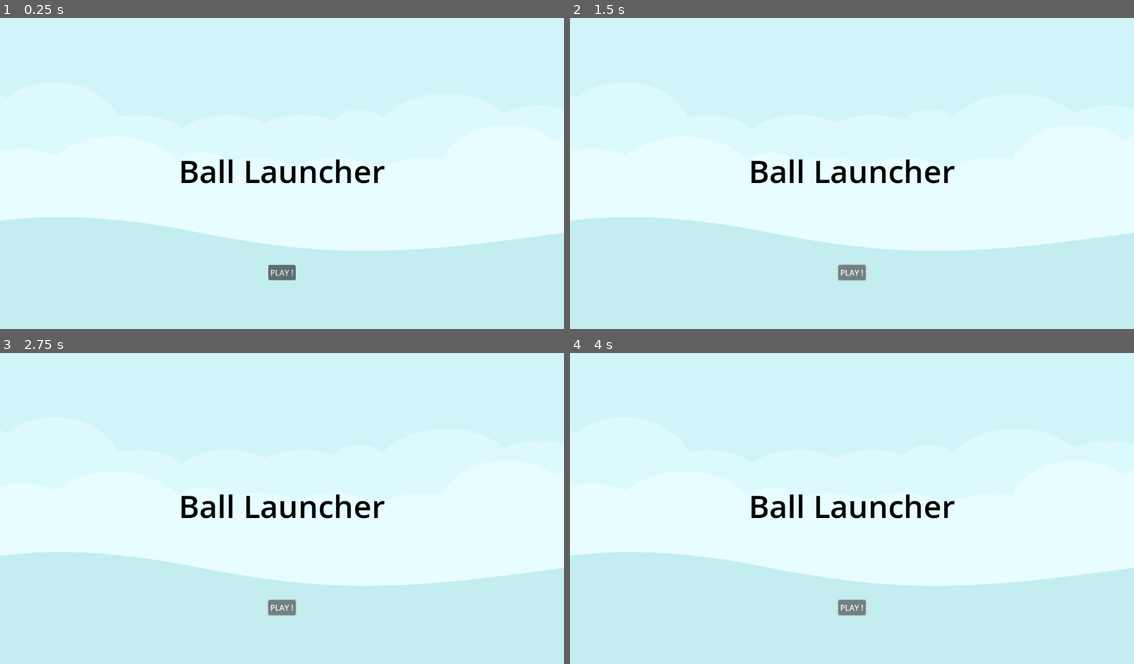
Above: before the commit, frames 1-4 (two rows, left to right).
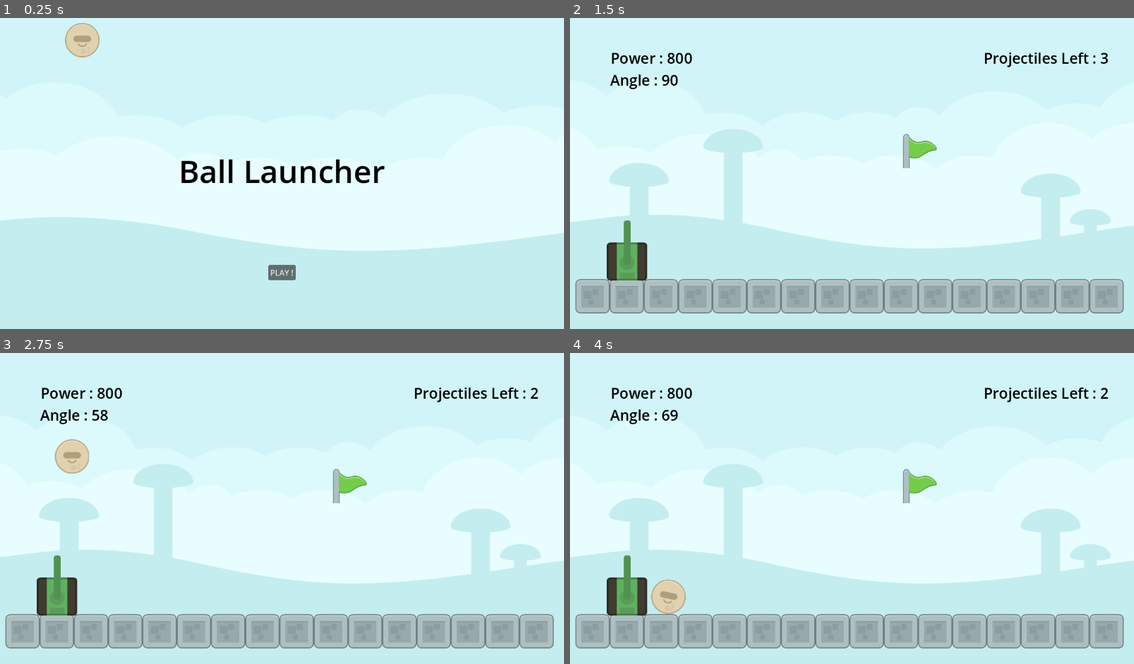
Above: after the commit, the same moments.

Repository: bsu-cs315/E1-evan.kiser
Game: Godot game, scene res://title_screen/title_screen.tscn
Same seed, same stepped clock (60 frames per second), same inputs: the game is played once before the commit and once after it.
Inputs (mouse positions are in pixels of both pictures, inside the frame that each line leads up to):
- Up to frame 1 (0.25 s): no input
- Up to frame 2 (1.5 s): click "PLAY !" at 0.5 s; click (852, 273) at 1.25 s, where only the run before the commit has a clickable "PLAY !"
- Up to frame 3 (2.75 s): tap Enter at 2 s; hold Up (angle_up) from 2.03 s (still down); tap Space (launch) at 2.1 s
- Up to frame 4 (4 s): release Up (angle_up) at 2.78 s; hold Down (angle_down) 2.78-3.53 s; tap Left (decrease_power) at 2.85 s; tap Space (launch) at 3.05, 3.8 s; hold Up (angle_up) from 3.53 s (still down); tap Right (increase_power) at 3.6 s

The runs differ from the first frame. In frame 1, 0.5% of the frame differs, in the area x 11-18%, y 1-13%; in frame 2, 18%; in frame 3, 19%, in the area x 0-100%, y 11-96%; in frame 4, 19%.

Commit message:
Reconnect signals and scripts

Diff:
--- a/project/ball/ball.tscn
+++ b/project/ball/ball.tscn
@@ -1,5 +1,6 @@
-[gd_scene load_steps=3 format=3 uid="uid://cr8kdualqn08g"]
+[gd_scene load_steps=4 format=3 uid="uid://cr8kdualqn08g"]
 
+[ext_resource type="Script" path="res://ball/ball.gd" id="1_fcxjk"]
 [ext_resource type="Texture2D" uid="uid://b4e7bg1w6gd60" path="res://ball/alienBeige_round.png" id="2_ohb8h"]
 
 [sub_resource type="CircleShape2D" id="CircleShape2D_nt0v2"]
@@ -7,6 +8,7 @@
 
 [node name="Ball" type="RigidBody2D"]
 contact_monitor = true
+script = ExtResource("1_fcxjk")
 
 [node name="CollisionShape2D" type="CollisionShape2D" parent="."]
 shape = SubResource("CircleShape2D_nt0v2")
--- a/project/cannon/cannon.tscn
+++ b/project/cannon/cannon.tscn
@@ -1,10 +1,12 @@
-[gd_scene load_steps=4 format=3 uid="uid://dkt6ehfgte3ev"]
+[gd_scene load_steps=5 format=3 uid="uid://dkt6ehfgte3ev"]
 
+[ext_resource type="Script" path="res://cannon/cannon.gd" id="1_qbi0r"]
 [ext_resource type="AudioStream" uid="uid://d31ap2lu7ghol" path="res://cannon/cannon_shot.wav" id="2_m3y2y"]
 [ext_resource type="Texture2D" uid="uid://tyojakjop15f" path="res://cannon/tankGreen_outline.png" id="3_nnjvv"]
 [ext_resource type="Texture2D" uid="uid://ddr3ybht6yb7b" path="res://cannon/barrelGreen.png" id="4_1wwcj"]
 
 [node name="Cannon" type="Node2D"]
+script = ExtResource("1_qbi0r")
 
 [node name="CannonShotSound" type="AudioStreamPlayer2D" parent="."]
 stream = ExtResource("2_m3y2y")
--- a/project/goal/goal.tscn
+++ b/project/goal/goal.tscn
@@ -1,6 +1,7 @@
-[gd_scene load_steps=3 format=3 uid="uid://bxksofx86bvrw"]
+[gd_scene load_steps=4 format=3 uid="uid://bxksofx86bvrw"]
 
 [ext_resource type="Texture2D" uid="uid://ce68jidv1yeb6" path="res://goal/flagGreen.png" id="1_8leh5"]
+[ext_resource type="Script" path="res://goal/goal.gd" id="1_yfpqr"]
 
 [sub_resource type="CapsuleShape2D" id="CapsuleShape2D_qf7dr"]
 radius = 43.0
@@ -11,6 +12,7 @@
 gravity_scale = 0.0
 contact_monitor = true
 max_contacts_reported = 1
+script = ExtResource("1_yfpqr")
 
 [node name="CollisionShape2D" type="CollisionShape2D" parent="."]
 position = Vector2(-11, 2)
--- a/project/title_screen/title_screen.tscn
+++ b/project/title_screen/title_screen.tscn
@@ -1,5 +1,6 @@
-[gd_scene load_steps=7 format=3 uid="uid://bnib3cmklyux5"]
+[gd_scene load_steps=8 format=3 uid="uid://bnib3cmklyux5"]
 
+[ext_resource type="Script" path="res://title_screen/title_screen.gd" id="1_rx0it"]
 [ext_resource type="Texture2D" uid="uid://cmb0cq81vb2ts" path="res://title_screen/blue_land.png" id="1_vwxw0"]
 [ext_resource type="Texture2D" uid="uid://b4e7bg1w6gd60" path="res://ball/alienBeige_round.png" id="3_doeuy"]
 
@@ -51,6 +52,7 @@
 anchor_bottom = 1.0
 grow_horizontal = 2
 grow_vertical = 2
+script = ExtResource("1_rx0it")
 
 [node name="Title_Background" type="TextureRect" parent="."]
 layout_mode = 0
--- a/project/world/world.gd
+++ b/project/world/world.gd
@@ -7,7 +7,7 @@
 
 	if $Goal.winDetector:
 		$WinLabel.text = "You hit the Flag!"
-		await(get_tree().create_timer(8).timeout)
+		await(get_tree().create_timer(5).timeout)
 		get_tree().change_scene_to_file("res://title_screen/title_screen.tscn")
 
 
@@ -27,8 +27,8 @@
 
 
 func _on_cannon_no_remaining_projectiles() -> void:
-	await(get_tree().create_timer(8).timeout)
+	await(get_tree().create_timer(5).timeout)
 	if not $Goal.winDetector:
 		$WinLabel.text = "You lost!"
-		await(get_tree().create_timer(8).timeout)
+		await(get_tree().create_timer(5).timeout)
 		get_tree().change_scene_to_file("res://title_screen/title_screen.tscn")
--- a/project/world/world.tscn
+++ b/project/world/world.tscn
@@ -1,5 +1,6 @@
-[gd_scene load_steps=12 format=4 uid="uid://cybcwo0wdqasp"]
+[gd_scene load_steps=13 format=4 uid="uid://cybcwo0wdqasp"]
 
+[ext_resource type="Script" path="res://world/world.gd" id="1_yfays"]
 [ext_resource type="Texture2D" uid="uid://3svb2jem18m2" path="res://world/blue_shroom.png" id="2_ksrag"]
 [ext_resource type="Texture2D" uid="uid://7nehh1t7jf5h" path="res://world/elementStone011.png" id="3_p74tc"]
 [ext_resource type="PackedScene" uid="uid://dkt6ehfgte3ev" path="res://cannon/cannon.tscn" id="4_pgiir"]
@@ -37,6 +38,7 @@
 
 [node name="World" type="Node2D"]
 position = Vector2(151, 196)
+script = ExtResource("1_yfays")
 
 [node name="TextureRect" type="TextureRect" parent="."]
 offset_left = -180.0
@@ -85,3 +87,8 @@
 offset_bottom = -53.0
 text = "Projectiles Left : 3"
 label_settings = SubResource("LabelSettings_xhups")
+
+[connection signal="angle_changed" from="Cannon" to="." method="_on_cannon_angle_changed"]
+[connection signal="no_remaining_projectiles" from="Cannon" to="." method="_on_cannon_no_remaining_projectiles"]
+[connection signal="power_changed" from="Cannon" to="." method="_on_cannon_power_changed"]
+[connection signal="projectile_amount_changed" from="Cannon" to="." method="_on_cannon_projectile_amount_changed"]
